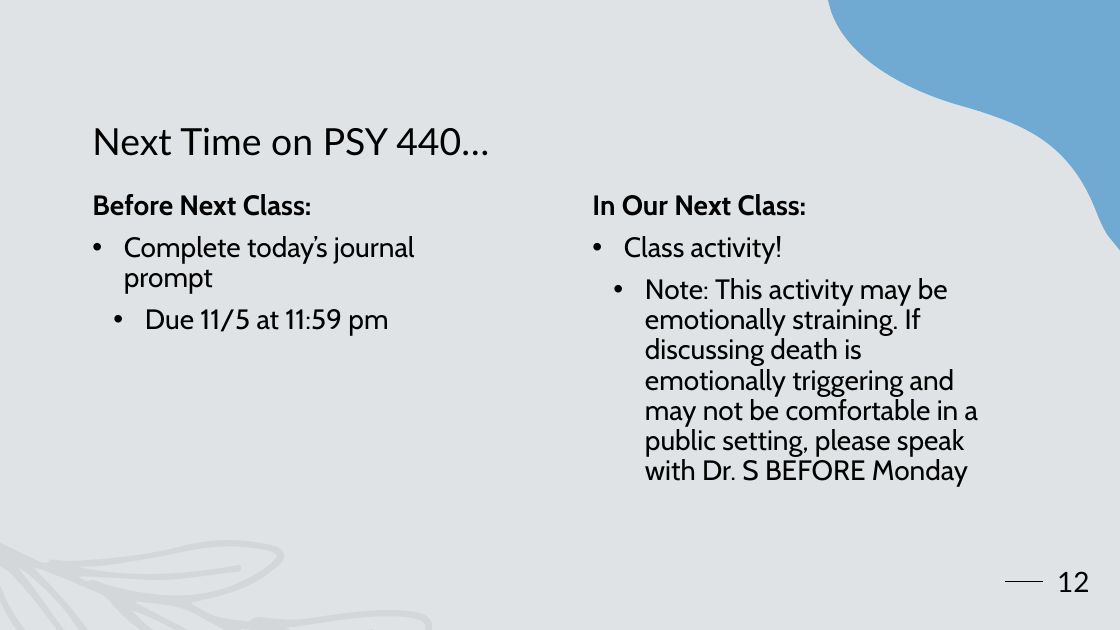
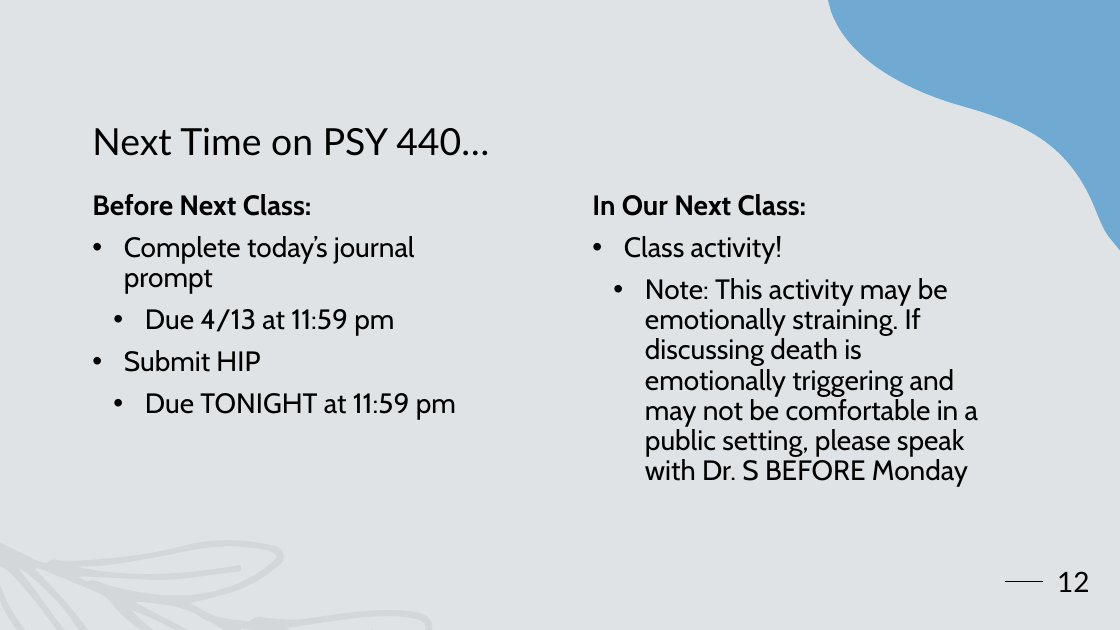
Before and after one commit to BLScheuler/StudentSources_HealthPsych, a slide deck: slide 12 of PowerPoints/PSY 440 STUDENT 15- Death & Dying.pptx. Drawn at 1120x630 pixels with LibreOffice and Linux fonts; fonts in the diff are those of the drawing. Boxes give left, top, right and bottom in pixels: in the first picture for what was removed or moved away, otherwise in the second. Text is boxed around its words. In the diff, an @@ line names an element or a change of style, - is before the commit and + after.

```diff
--- a/PowerPoints/PSY 440 STUDENT 15- Death & Dying.pptx
+++ b/PowerPoints/PSY 440 STUDENT 15- Death & Dying.pptx
@@ text at (x1=124, y1=309, x2=456, y2=420): text changed @@
-  • Due 11/5 at 11:59 pm
+  • Due 4/13 at 11:59 pm
+• Submit HIP
+  • Due TONIGHT at 11:59 pm
```
